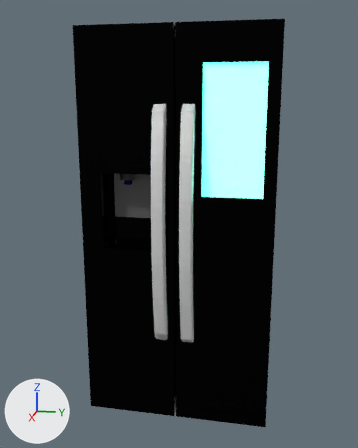
Two versions of the Blender file Projects/Elettrodomestici/smartFridge.blend, one commit apart.
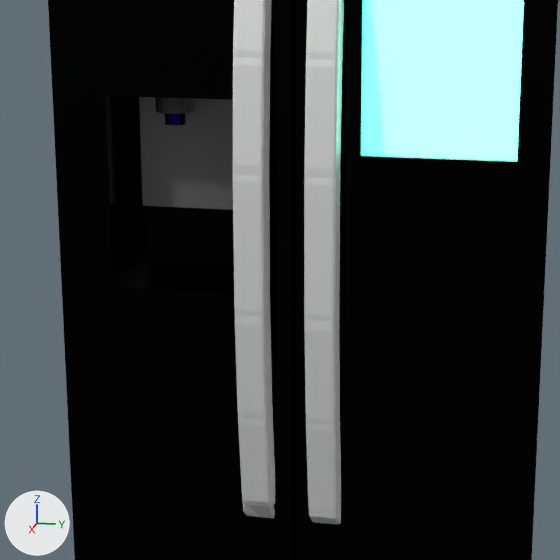
Each version appears first whole from a 50 mm camera at (29.6, 4.97, 16.95) aimed at (1.58, -0.63, 9.94), and next in a close-up on the part from 16% to 78% of the width and 30% to 80% of the height. Lighting does not change. The marker at lower left points along +X, +Y and +Z.

Objects in the first close-up: 'Cassetto'.
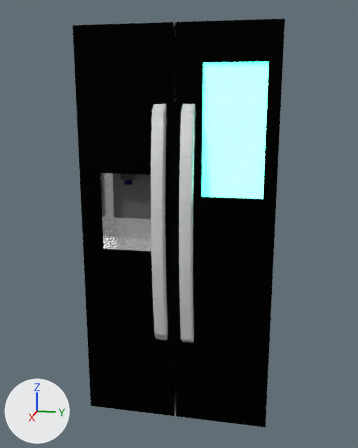
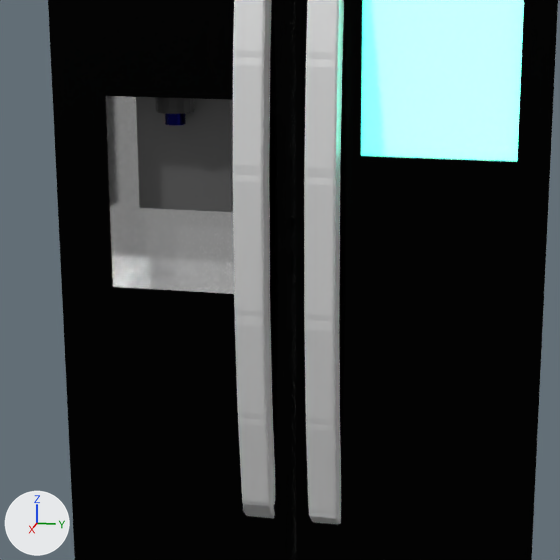
Where the newer file only moved an object's origin or applied its transform, the numbers keep the older frame.

Pixel boxes [x1, y1, x2, y2] of what changed, in the close-ups (560 x 560 px; the box of a moved part takes in the faces that stretch with it):
```json
{"part": 1, "of": "me_cube_003", "change": "moved or reshaped", "before": [139, 0, 341, 524], "after": [136, 0, 341, 524]}
{"part": 2, "of": "me_cube_003", "change": "recoloured", "before": [106, 96, 234, 294], "after": [106, 96, 234, 294], "on screen": "black to grey"}
```

Edits to the scene script, one JSON object a line:
```json
{"op": "add", "block": "mat_leva_001", "code": ["mat_leva_001 = principled_material('Leva.001')", "mat_leva_001.base_color = (0.102, 0.102, 0.102)  # dark grey #5a5a5a"]}
{"op": "add", "block": "mat_corpo_001", "code": ["mat_corpo_001 = principled_material('Corpo.001')", "mat_corpo_001.base_color = (0.07, 0.07, 0.07)  # dark grey #4b4b4b", "mat_corpo_001.metallic = 1.0", "mat_corpo_001.roughness = 0.925"]}
{"op": "add", "block": "mat_material", "code": ["mat_material = principled_material('Material')", "mat_material.base_color = (0.883, 0.883, 0.883)  # white #f1f1f1", "mat_material.metallic = 0.9", "mat_material.roughness = 0.15"]}
{"op": "add", "block": "mat_distributore_001", "code": ["mat_distributore_001 = principled_material('Distributore.001')", "mat_distributore_001.base_color = (0.0, 0.0009, 0.0835)  # dark blue #000352", "mat_distributore_001.metallic = 0.9", "mat_distributore_001.roughness = 0.05"]}
{"op": "add", "block": "mat_schermo1_001", "code": ["mat_schermo1_001 = principled_material('Schermo1.001')", "mat_schermo1_001.base_color = (1.0, 1.0, 1.0)  # white #ffffff", "mat_schermo1_001.roughness = 1.0", "mat_schermo1_001.emission_color = (0.0, 2.0, 1.285)  # cyan #00ffff", "mat_schermo1_001.emission_strength = 1.0"]}
{"block": "me_cube_003", "where": "me_cube_003.from_pydata(...)  # 15444 vertices, 15239 faces; spans x -1.12..1.89, y -1.06..1.06, z -1.28..8.38"}
{"block": "me_cube_003", "where": "# used by ob_cassetto; location = (0.0, 0.0, 2.71); scale = (3.57, 4.67, 2.12)"}
{"op": "remove", "block": "me_cube_003", "code": "me_cube_003.materials.append(mat_corpo)  # dark grey #4b4b4b"}
{"op": "remove", "block": "me_cube_003", "code": "me_cube_003.materials.append(mat_schermo1)  # white #ffffff"}
{"block": "me_cube_003", "change": "me_cube_003 part 1: 1303 vertices moved from x 1.32..1.89, y -0.75..0.21, z 0.89..6.67 to x 1.38..1.89, y -0.75..0.21, z 0.89..6.67"}
{"block": "me_cube_003", "change": "me_cube_003 part 2: 5 faces spanning x 1.17..1.63, y -0.86..0.86, z -1.02..8.04 switch from mat_metalloporte (black #000000) to mat_material (white #f1f1f1)"}
{"op": "remove", "block": "me_cube_003", "code": "me_cube_003.materials.append(mat_leva)  # dark grey #5a5a5a"}
{"op": "remove", "block": "me_cube_003", "code": "me_cube_003.materials.append(mat_distributore)  # dark blue #000352"}
{"op": "add", "block": "me_cube_003", "code": "me_cube_003.materials.append(mat_corpo_001)  # dark grey #4b4b4b"}
{"op": "add", "block": "me_cube_003", "code": "me_cube_003.materials.append(mat_schermo1_001)  # white #ffffff"}
{"op": "add", "block": "me_cube_003", "code": "me_cube_003.materials.append(mat_leva_001)  # dark grey #5a5a5a"}
{"op": "add", "block": "me_cube_003", "code": "me_cube_003.materials.append(mat_distributore_001)  # dark blue #000352"}
```
